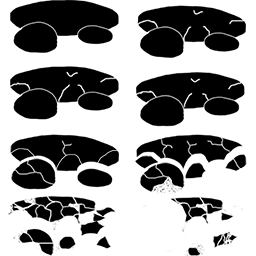
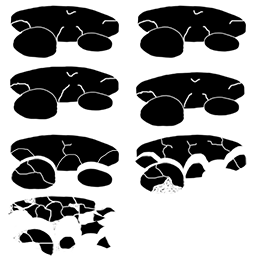
Before/after of a 256x256 layered artwork. What changed in the layer stack:
added group "platform" with 27 layers over (10, 5, 243, 256)
hid group "desintegrating copy 4" (4 layers), moved it into group "platform" over (142, 196, 243, 256)
added layer "Layer 9" in group "platform" over (10, 5, 119, 58)
moved "Layer 1" into group "platform", painted on it over (10, 0, 119, 58)
